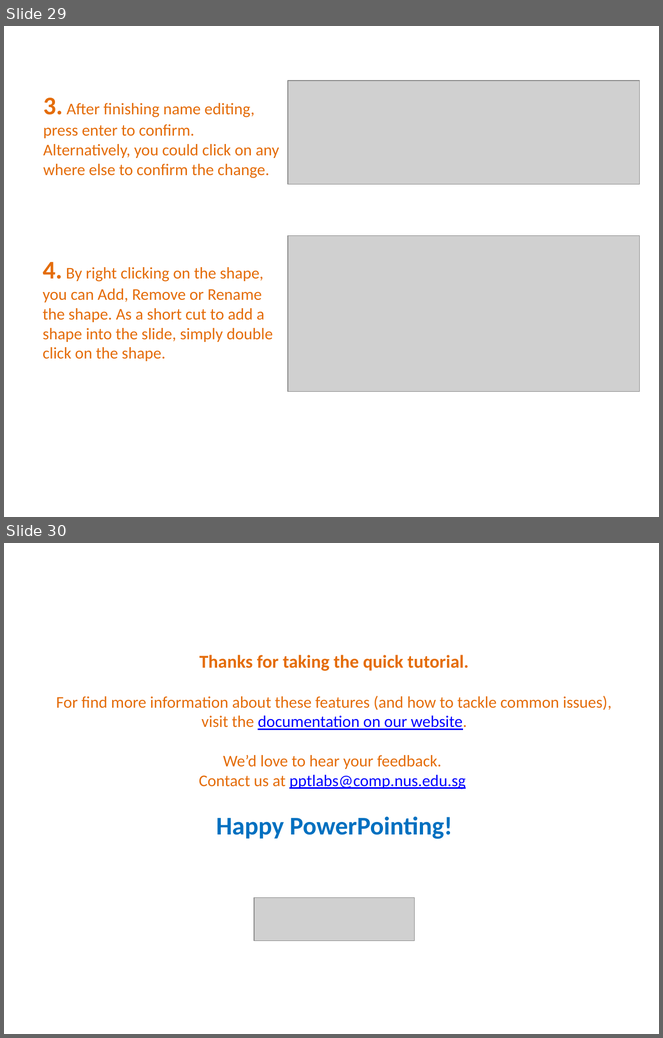
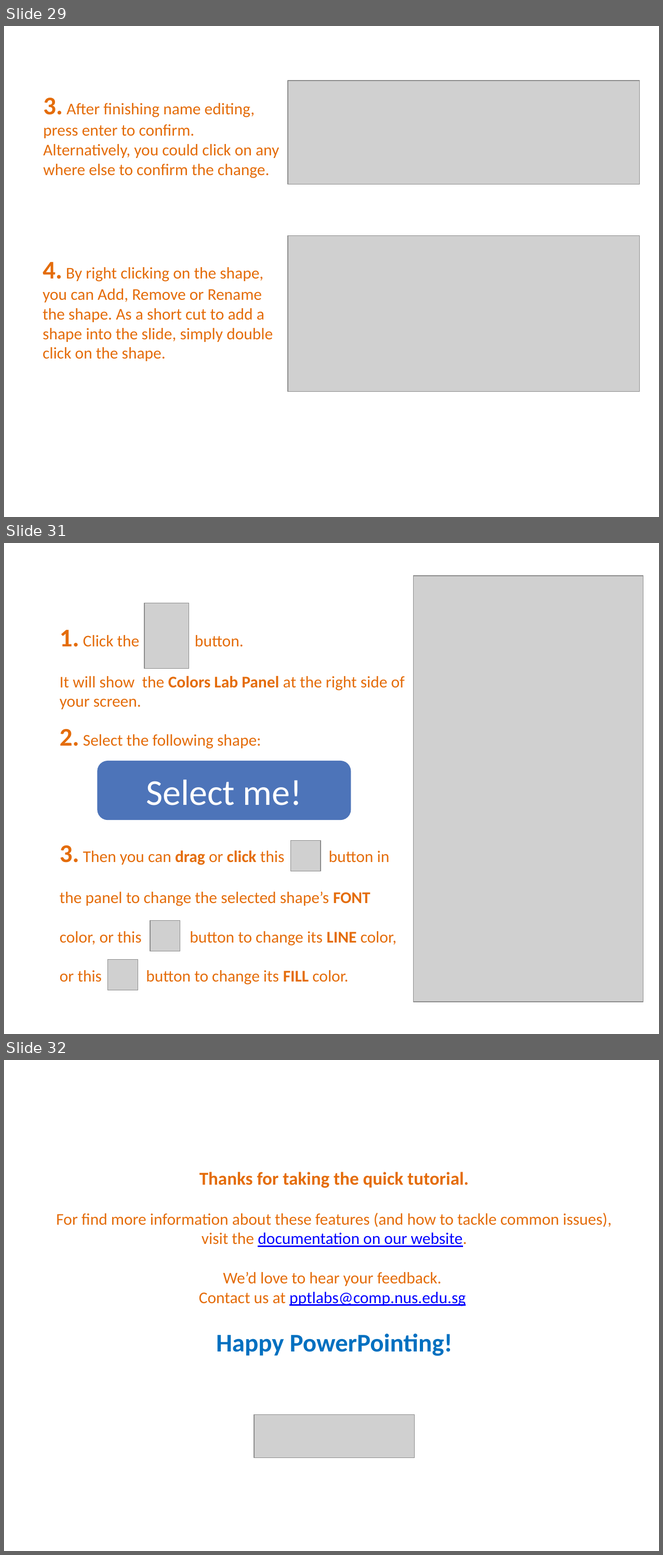
Before and after one commit to PowerPointLabs/PowerPointLabs, a slide deck: PowerPointLabs/PowerPointLabs/PowerPointLabs Quick Tutorial.pptx. Shown one above the other, each under a label of ours: slides 29 and 30 before the commit, slides 29, 31 and 32 after it; the slides between them are not shown. The pictures are 663x1038 and 663x1555 pixels, drawn with LibreOffice and Linux fonts; fonts in the diff are those of the drawing; grey boxes stand for pictures. Boxes give left, top, right and bottom in pixels: in the first picture for what was removed or moved away, otherwise in the second. Text is boxed around its words. In the diff, an @@ line names an element or a change of style, - is before the commit and + after.

```diff
--- a/PowerPointLabs/PowerPointLabs/PowerPointLabs Quick Tutorial.pptx
+++ b/PowerPointLabs/PowerPointLabs/PowerPointLabs Quick Tutorial.pptx
@@ slide 31 added at bbox=[4, 543, 659, 1034], background #FFFFFF @@
@@ picture added at bbox=[414, 576, 644, 1002] @@
@@ picture added at bbox=[144, 603, 189, 669] @@
@@ text added at bbox=[60, 630, 405, 709], 18 pt, text #E46C0A @@
+1. Click the button.
+It will show the Colors Lab Panel at the right side of
+your screen.
@@ text added at bbox=[60, 729, 261, 749], 18 pt, text #E46C0A @@
+2. Select the following shape:
@@ rounded rectangle added at bbox=[98, 762, 351, 820], fill #4D74B9, outline #4D74B9 2 pt, 40 pt, text #FFFFFF @@
+Select me!
@@ text added at bbox=[60, 846, 397, 985], 18 pt, text #E46C0A @@
+3. Then you can drag or click this button in
+the panel to change the selected shape’s FONT
+color, or this button to change its LINE color,
+or this button to change its FILL color.
@@ picture added at bbox=[291, 840, 321, 871] @@
@@ picture added at bbox=[150, 921, 180, 952] @@
@@ picture added at bbox=[107, 960, 138, 991] @@
@@ what was slide 30 is now slide 32 @@
```
Also in this commit, not shown: 1 other slide added.
